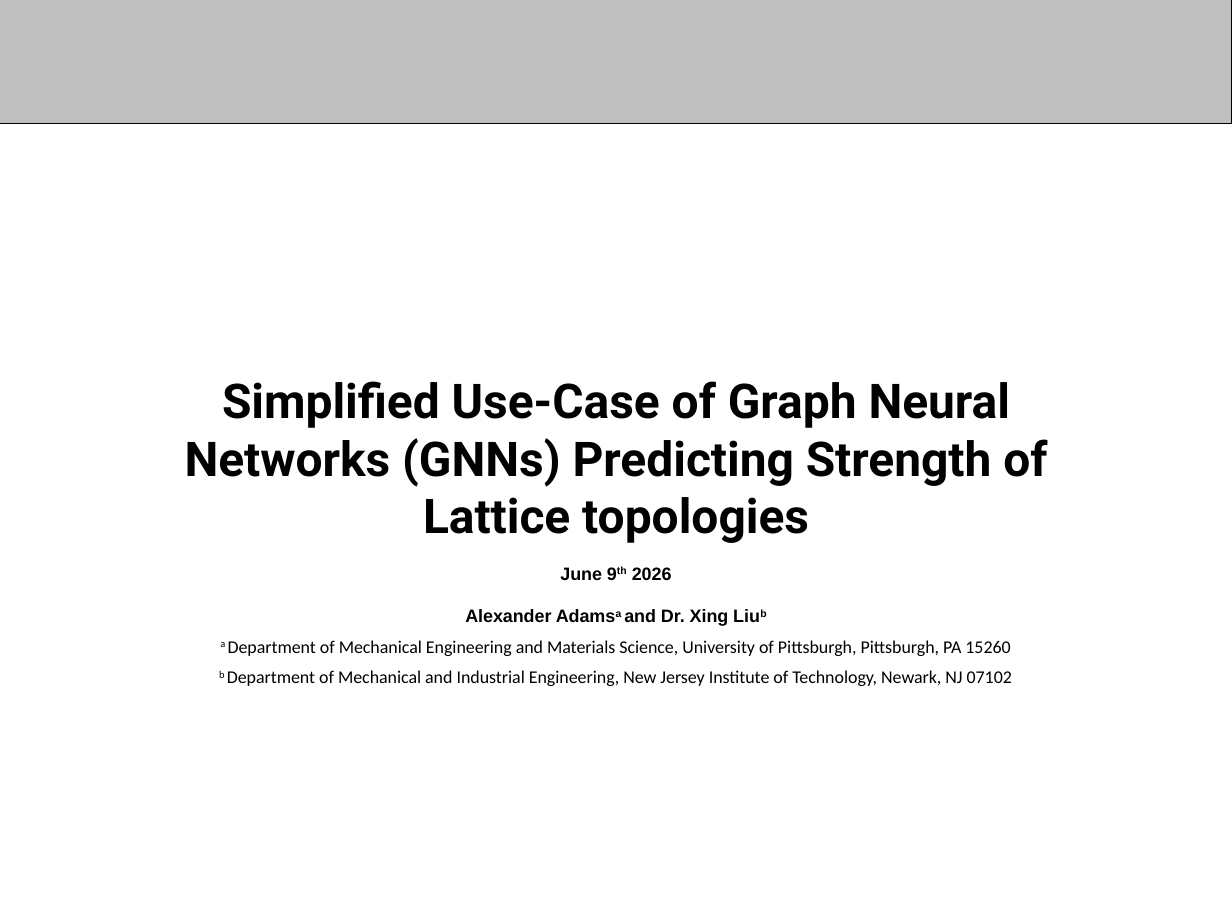
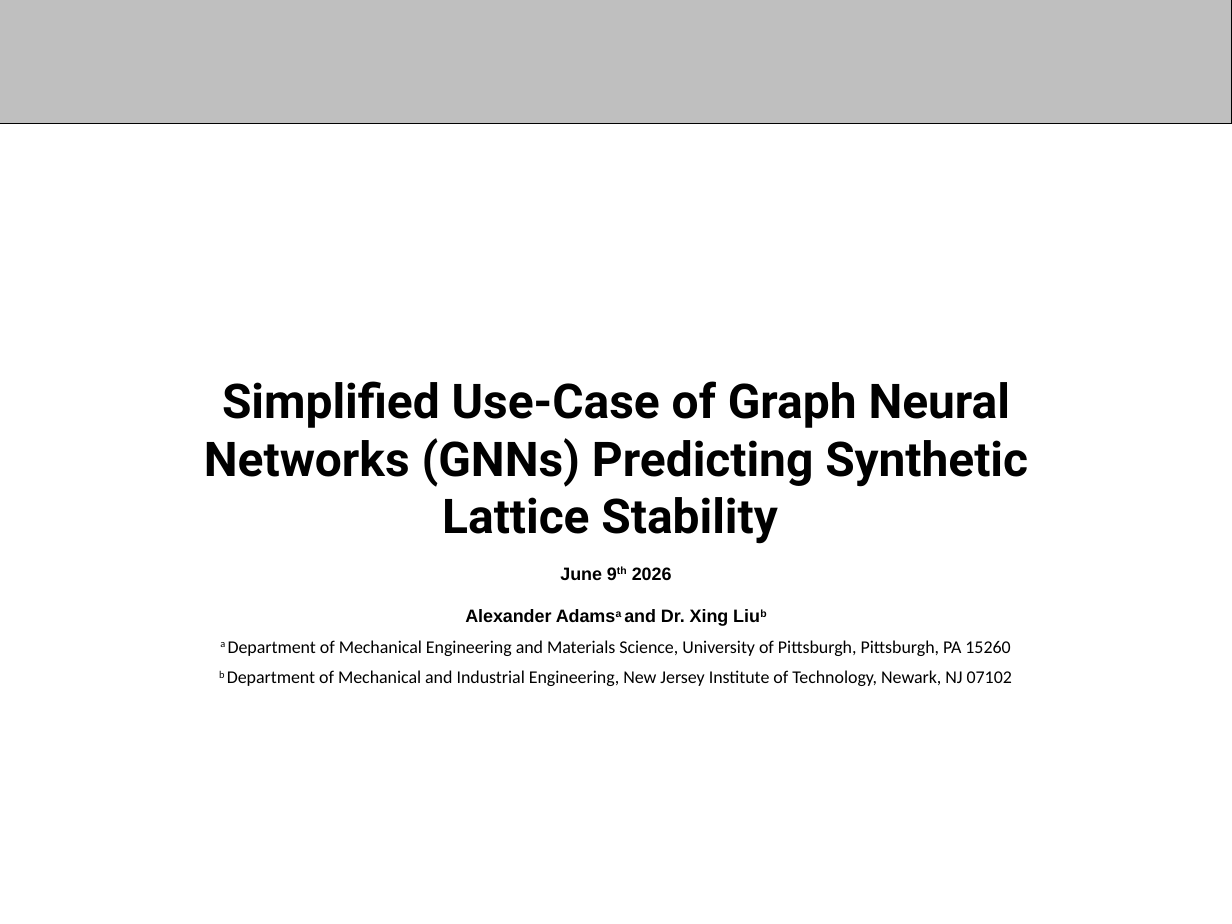
Before and after one commit to aadams2006/NSF-REU-Summer-26, a slide deck: slide 1 of powerpoints/6-2 REU - Copy.pptx. Drawn at 1232x924 pixels with LibreOffice and Linux fonts; fonts in the diff are those of the drawing; background and template pictures are left out. Boxes give left, top, right and bottom in pixels: in the first picture for what was removed or moved away, otherwise in the second. Text is boxed around its words. In the diff, an @@ line names an element or a change of style, - is before the commit and + after.

Commit message:
fixed slides

```diff
--- a/powerpoints/6-2 REU - Copy.pptx
+++ b/powerpoints/6-2 REU - Copy.pptx
@@ text at (x1=204, y1=381, x2=1028, y2=544): text changed @@
-Simplified Use-Case of Graph Neural Networks (GNNs) Predicting Strength of Lattice topologies
+Simplified Use-Case of Graph Neural Networks (GNNs) Predicting Synthetic Lattice Stability
```
Also in this commit, not shown: 1 other slide changed.
